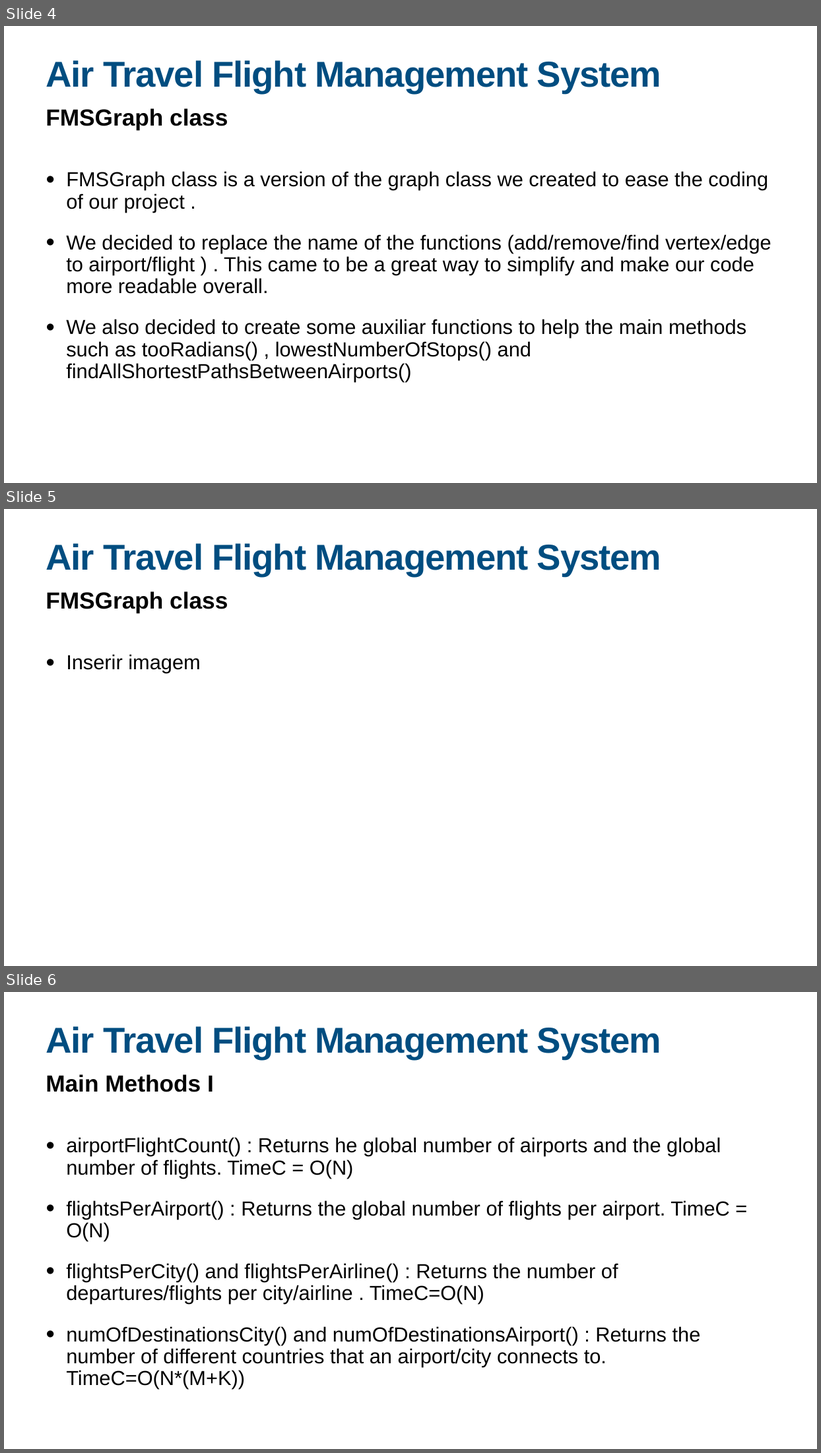
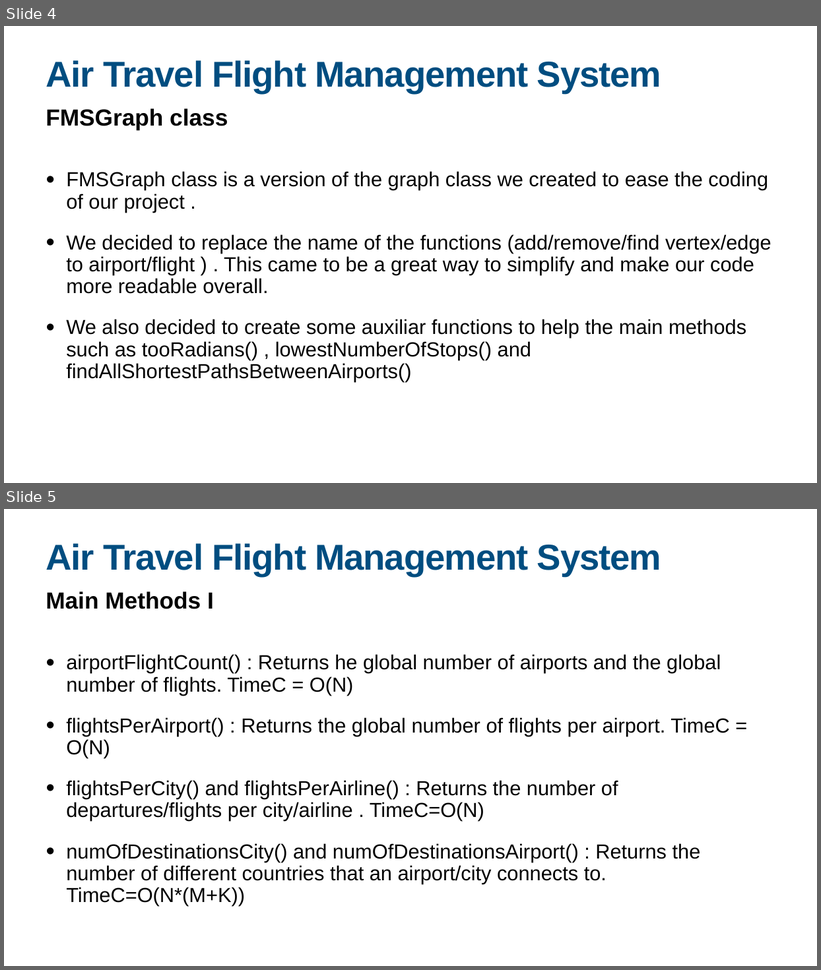
Before and after one commit to joaoparada10/Flight-Management-System, a slide deck: AEDProj2.pptx. Shown one above the other, each under a label of ours: slides 4, 5 and 6 before the commit, slides 4 and 5 after it. The pictures are 821x1453 and 821x970 pixels, drawn with LibreOffice and Linux fonts; fonts in the diff are those of the drawing. Boxes give left, top, right and bottom in pixels: in the first picture for what was removed or moved away, otherwise in the second. Text is boxed around its words. In the diff, an @@ line names an element or a change of style, - is before the commit and + after.

```diff
--- a/AEDProj2.pptx
+++ b/AEDProj2.pptx
@@ slide 5 removed at [4,509,817,966], background #FFFFFF @@
@@ title removed at [46,543,662,576] @@
-Air Travel Flight Management System
@@ text removed at [46,591,228,613] @@
-FMSGraph class
@@ text removed at [66,654,201,673] @@
-• Inserir imagem
@@ what was slide 6 is now slide 5 @@
```
Also in this commit, not shown: 6 slides changed.
